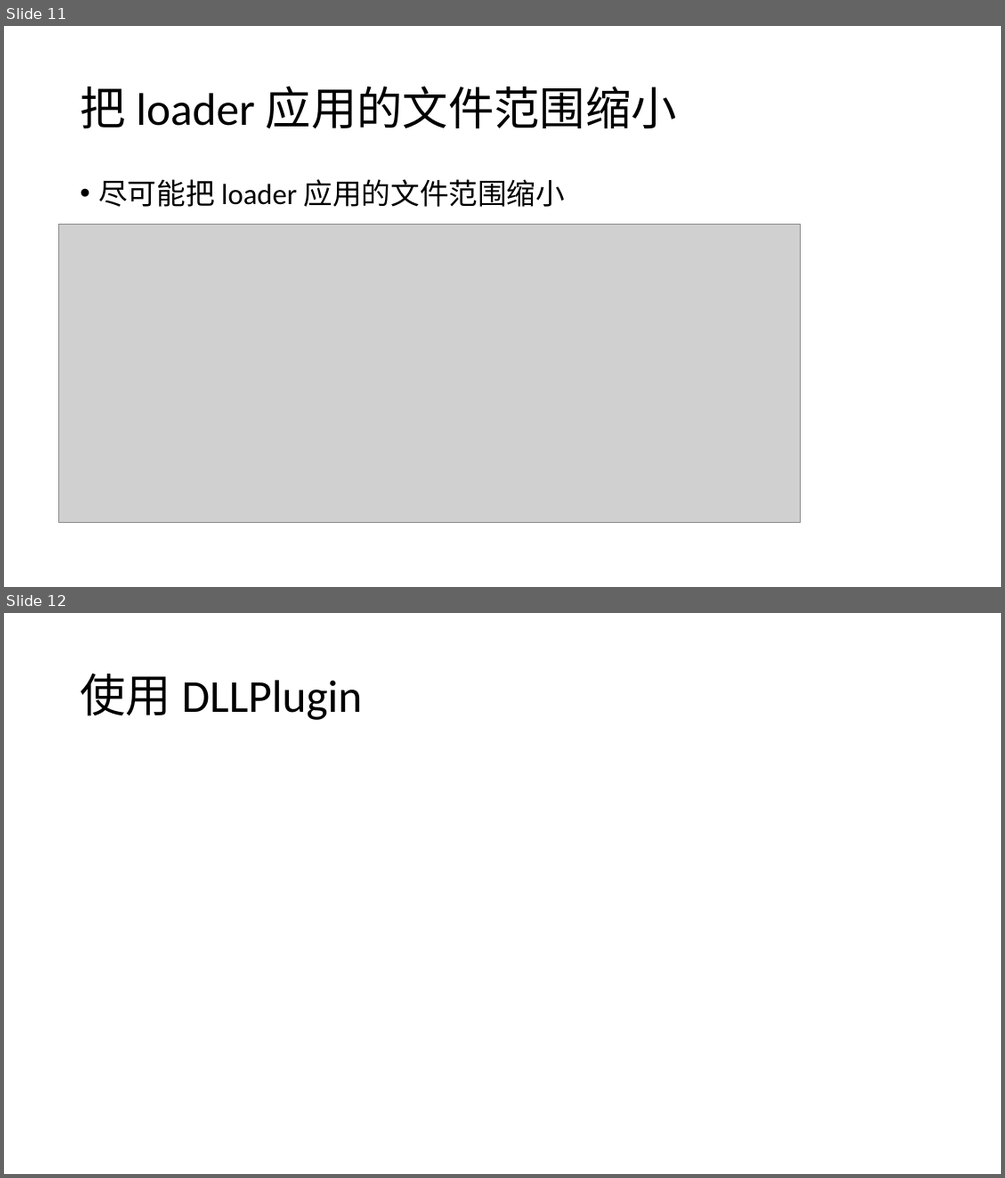
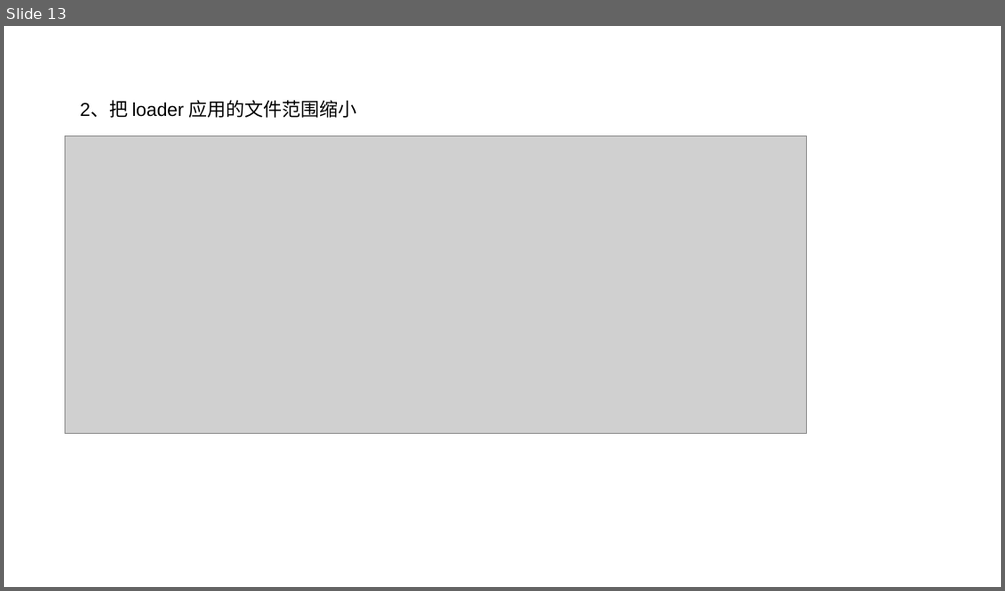
Before and after one commit to SmartWuJun/Demo, a slide deck: webpack.pptx. Shown one above the other, each under a label of ours: slides 11 and 12 before the commit, slide 13 after it. The pictures are 1005x1178 and 1005x591 pixels, drawn with LibreOffice and Linux fonts; fonts in the diff are those of the drawing; grey boxes stand for pictures. Boxes give left, top, right and bottom in pixels: in the first picture for what was removed or moved away, otherwise in the second. Text is boxed around its words. In the diff, an @@ line names an element or a change of style, - is before the commit and + after.

```diff
--- a/webpack.pptx
+++ b/webpack.pptx
@@ slide 12 removed at [4, 613, 1001, 1174], background #FFFFFF @@
@@ title removed at [80, 674, 363, 720] @@
-使用 DLLPlugin
@@ what was slide 11 is now slide 13 @@
@@ slide 13 changed as well @@
@@ title at [80, 100, 357, 118]: text changed; size 44 to 18 pt; font Calibri to Arial @@
-把 loader 应用的文件范围缩小
+2、把 loader 应用的文件范围缩小
@@ picture: place and size @@
-picture at [58, 224, 801, 522]
+picture at [65, 136, 807, 434]
@@ text removed at [98, 179, 566, 207] @@
-• 尽可能把 loader 应用的文件范围缩小
```
Also in this commit, not shown: 9 other slides changed, 6 slides added, 1 other slide removed, 7 other files.
